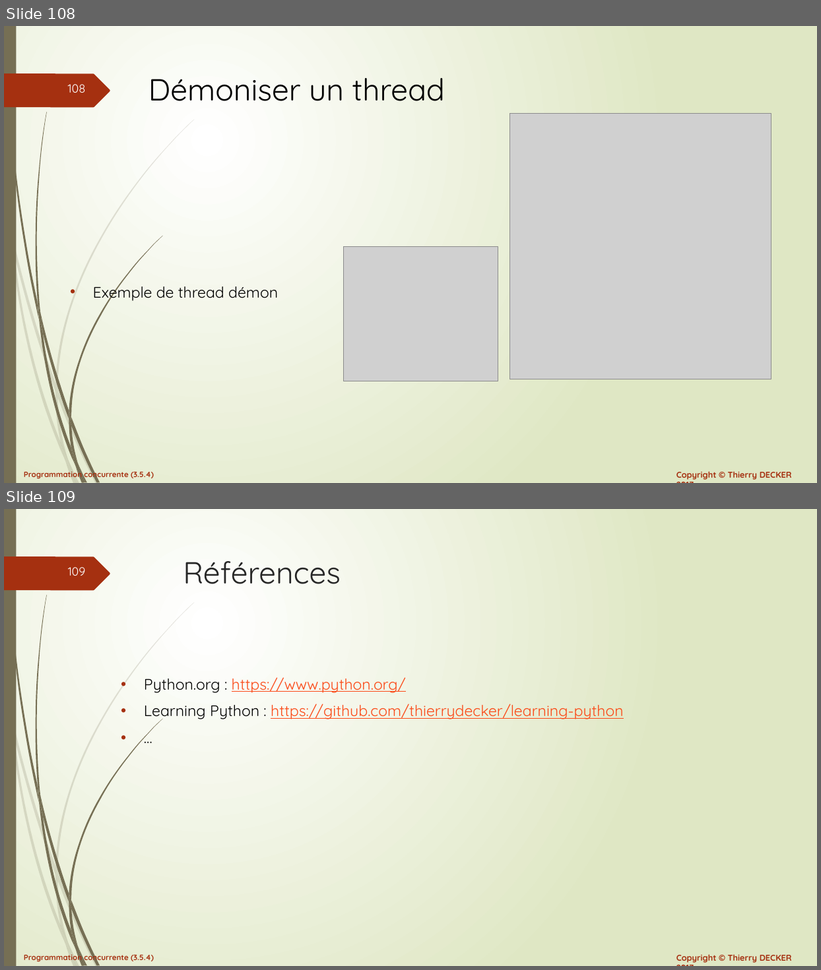
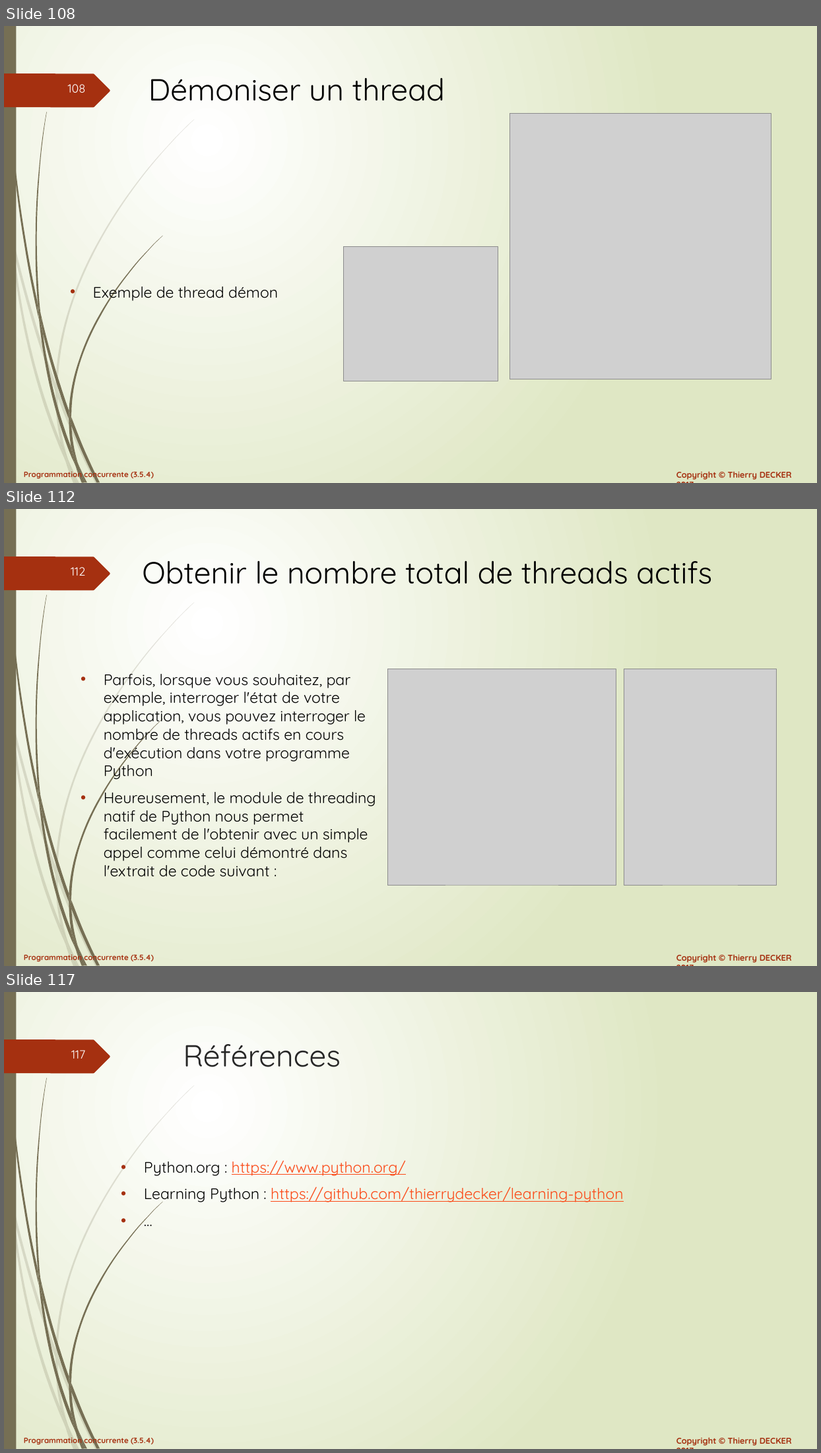
Before and after one commit to VikmanTheRacoon/learning-python, a slide deck: documentations/python-103.pptx. Shown one above the other, each under a label of ours: slides 108 and 109 before the commit, slides 108, 112 and 117 after it; the slides between them are not shown. The pictures are 821x970 and 821x1453 pixels, drawn with LibreOffice and Linux fonts; fonts in the diff are those of the drawing; grey boxes stand for pictures. Boxes give left, top, right and bottom in pixels: in the first picture for what was removed or moved away, otherwise in the second. Text is boxed around its words. In the diff, an @@ line names an element or a change of style, - is before the commit and + after.

```diff
--- a/documentations/python-103.pptx
+++ b/documentations/python-103.pptx
@@ slide 112 added at (4,509,817,966), background gradient #FFFFFF to #DFE8C4; not listed: 27 template elements that a slide beside it also shows @@
@@ title added at (142,561,712,584), 36 pt, text #000000 @@
+Obtenir le nombre total de threads actifs
@@ text added at (104,674,376,877), 18 pt, text #000000 @@
+• Parfois, lorsque vous souhaitez, par exemple, interroger l'état de votre application, vous pouvez interroger le nombre de threads actifs en cours d'exécution dans votre programme Python
+• Heureusement, le module de threading natif de Python nous permet facilement de l'obtenir avec un simple appel comme celui démontré dans l'extrait de code suivant :
@@ picture added at (388,669,616,885) @@
@@ picture added at (624,669,777,885) @@
@@ what was slide 109 is now slide 117 @@
@@ page number at (71,1050,85,1059): text changed @@
-109
+117
```
Also in this commit, not shown: 7 other slides added, 1 other file.
